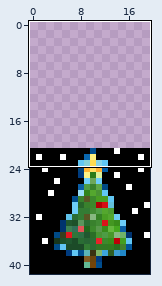
A pixel-art sprite gets an edit: src/test/resources/images/christmas-scenes/03_glitter/frame_002.png. The first picture is a wide view before the edit; the outline marks the close-up.
Close-up. Old version:
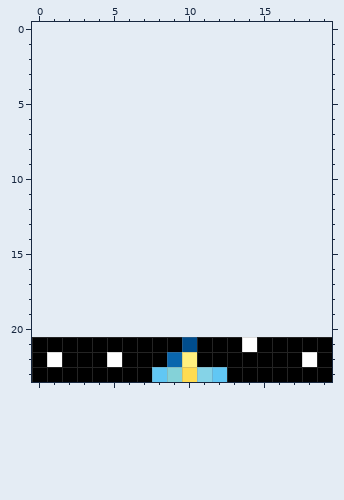
The file is 20x21 pixels. Colours within 5 levels of each other are drawn and written as one. Shown: x 0..19, y 0..23. The old version is drawn lined up with the new one, on the new canvas.
And afterwards:
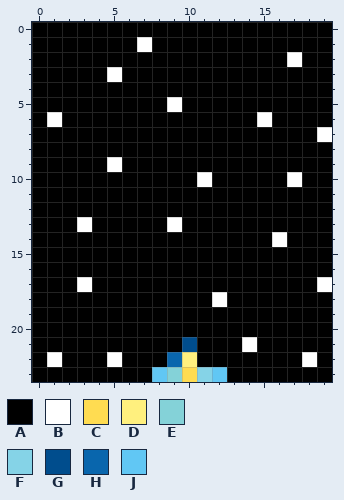
Palette (. is transparent): A #000000  B #ffffff  C #ffdc51  D #fff07e  E #84d2d8  F #85d3e7  G #004d8d  H #0966ad  J #61c7f4
Difference:
canvas 20x21 -> 20x42, the old top-left corner now at 0,21
There is now colour A in row 0 at x 0 to 19; in row 1 at x 0 to 6 and 8 to 19; in row 2 at x 0 to 16 and 18 to 19; in row 3 at x 0 to 4 and 6 to 19; in row 4 at x 0 to 19; in row 5 at x 0 to 8 and 10 to 19.
There is now colour A in row 6 at x 0, 2 to 14 and 16 to 19; in row 7 at x 0 to 18; in row 8 at x 0 to 19; in row 9 at x 0 to 4 and 6 to 19; in row 10 at x 0 to 10, 12 to 16 and 18 to 19; in rows 11 to 12 at x 0 to 19.
There is now colour A in row 13 at x 0 to 2, 4 to 8 and 10 to 19; in row 14 at x 0 to 15 and 17 to 19; in rows 15 to 16 at x 0 to 19; in row 17 at x 0 to 2 and 4 to 18; in row 18 at x 0 to 11 and 13 to 19; in rows 19 to 20 at x 0 to 19.
There is now colour B in row 1 at x 7; in row 2 at x 17; in row 3 at x 5; in row 5 at x 9; in row 6 at x 1 and 15; in row 7 at x 19.
There is now colour B in row 9 at x 5; in row 10 at x 11 and 17; in row 13 at x 3 and 9; in row 14 at x 16; in row 17 at x 3 and 19; in row 18 at x 12.
Boxes around the changes in both close-ups, in picture pixels (x1, y1, x2, y2):
added: (32, 22, 332, 337)
